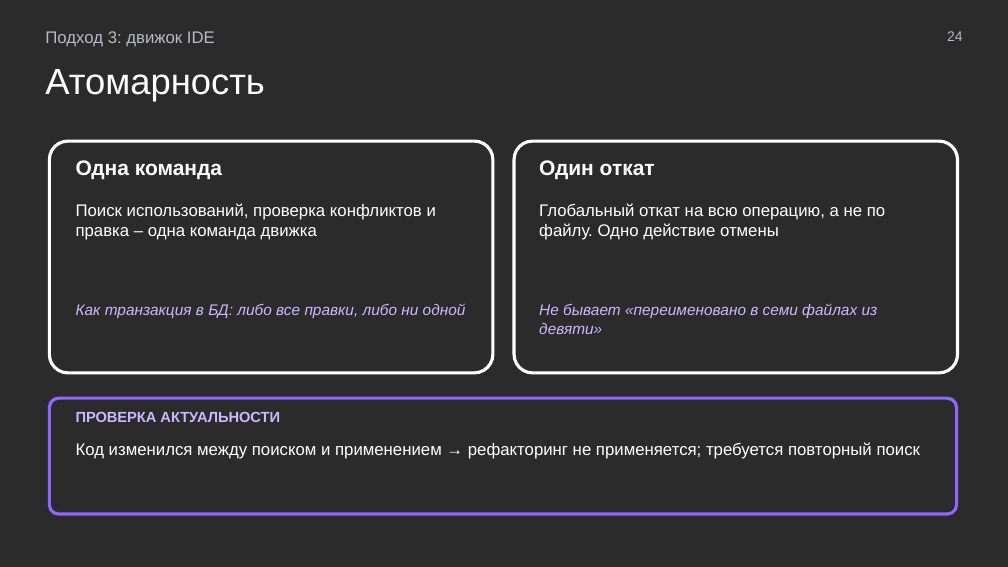
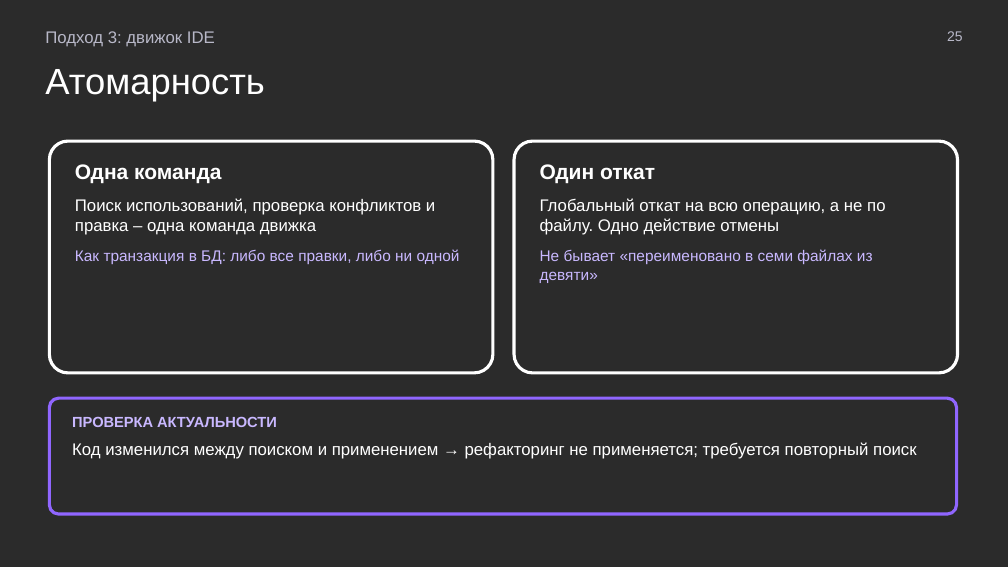
Before and after one commit to MchKosticyn/ide-refactoring-in-ai-agents, a slide deck: slide 25 of Доклад_ Рефакторинг в ИИ-агентах.pptx (slide 24 before the commit). Drawn at 1008x567 pixels with LibreOffice and Linux fonts; fonts in the diff are those of the drawing; background and template pictures are left out; a plain dark background stands for a picture behind light text. Boxes give left, top, right and bottom in pixels: in the first picture for what was removed or moved away, otherwise in the second. Text is boxed around its words. In the diff, an @@ line names an element or a change of style, - is before the commit and + after.

Commit message:
Text inside shapes, native bullets, plan slide progressive disclosure, neutral result aspects

```diff
--- a/Доклад_ Рефакторинг в ИИ-агентах.pptx
+++ b/Доклад_ Рефакторинг в ИИ-агентах.pptx
@@ text at <box>947,31,963,41</box>: text changed @@
-24
+25
@@ rounded rectangle "Один откат": place and size @@
-rounded rectangle "Один откат" at <box>539,203,885,240</box>
+rounded rectangle "Один откат" at <box>514,141,958,373</box>
@@ rounded rectangle "Один откат" at <box>514,141,958,373</box>: outline none to #FFFFFF 2.25 pt @@
@@ rounded rectangle removed at <box>514,141,958,373</box> @@
@@ text in rounded rectangle at <box>75,164,460,264</box>: text added @@
+Одна команда
+Поиск использований, проверка конфликтов и правка – одна команда движка
+Как транзакция в БД: либо все правки, либо ни одной
@@ text removed at <box>76,160,222,179</box> @@
-Одна команда
@@ text removed at <box>539,160,655,179</box> @@
-Один откат
@@ text in rounded rectangle at <box>540,164,655,183</box>: paragraph added @@
+Один откат
@@ text removed at <box>76,203,436,240</box> @@
-Поиск использований, проверка конфликтов и правка – одна команда движка
@@ text in rounded rectangle at <box>540,198,885,235</box>: more space between paragraphs @@
@@ text in rounded rectangle at <box>540,249,873,283</box>: paragraph added @@
+Не бывает «переименовано в семи файлах из девяти»
@@ text removed at <box>76,303,466,318</box> @@
-Как транзакция в БД: либо все правки, либо ни одной
@@ text removed at <box>539,303,878,334</box> @@
-Не бывает «переименовано в семи файлах из девяти»
@@ rounded rectangle "ПРОВЕРКА АКТУАЛЬНОСТИ": place and size @@
-rounded rectangle "ПРОВЕРКА АКТУАЛЬНОСТИ" at <box>76,442,920,459</box>
+rounded rectangle "ПРОВЕРКА АКТУАЛЬНОСТИ" at <box>49,398,957,514</box>
@@ rounded rectangle "ПРОВЕРКА АКТУАЛЬНОСТИ" at <box>49,398,957,514</box>: outline none to #9066FF 2.25 pt @@
@@ rounded rectangle removed at <box>49,398,957,514</box> @@
@@ text in rounded rectangle at <box>72,416,277,427</box>: paragraph added @@
+ПРОВЕРКА АКТУАЛЬНОСТИ
@@ text removed at <box>76,411,280,422</box> @@
-ПРОВЕРКА АКТУАЛЬНОСТИ
```
Also in this commit, not shown: 31 other slides changed, 1 slide added, 1 other file.
